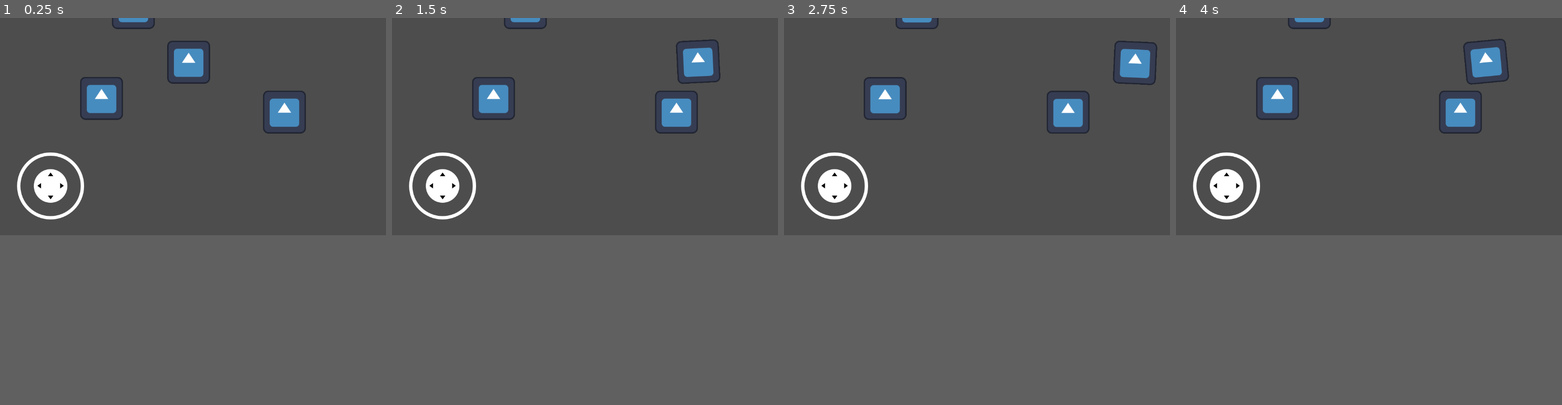
Above: before the commit, frames 1-4 (left to right).
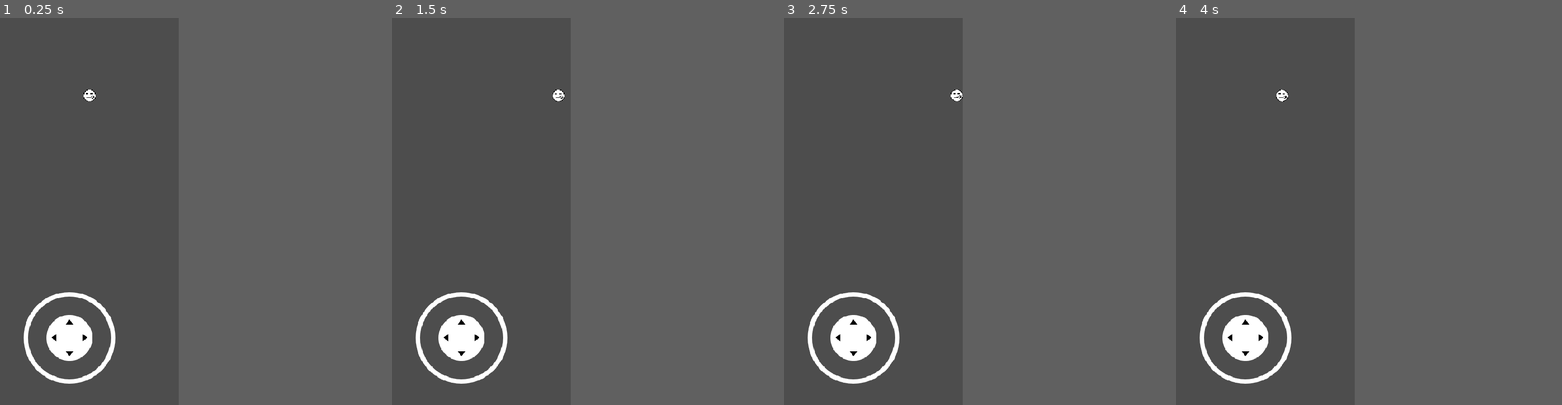
Above: after the commit, the same moments.

Repository: OmurMericArici/game_demo
Game: Godot game, scene res://scenes/playground.tscn
The game is run twice, just before and just after one commit, with the same random seed, the same clock (stepped at 60 frames per second) and the same inputs. Before the commit the project starts from res://scripts/playground.tscn. The engine's default icon, where the game draws it, is replaced by a stand-in: a white triangle on a blue panel in a dark square.
Inputs (mouse positions are in pixels of both pictures, inside the frame that each line leads up to):
- Up to frame 1 (0.25 s): no input
- Up to frame 2 (1.5 s): tap Enter at 0.5 s; move the mouse to (669, 114) at 0.52 s; hold Right (ui_right) 0.53-1.25 s; tap Space at 0.6, 0.77, 1.07 s; click (669, 114) at 0.67 s; drag from (507, 137) to (565, 168) at 1.27 s
- Up to frame 3 (2.75 s): tap Space at 2, 2.1 s; move the mouse to (1015, 79) at 2.02 s; hold Right (ui_right) from 2.03 s (still down)
- Up to frame 4 (4 s): release Right (ui_right) at 2.75 s; drag from (1349, 168) to (1253, 95) at 2.77 s; tap Enter at 3.5 s; move the mouse to (1484, 157) at 3.52 s; hold Left (ui_left) from 3.53 s (still down); tap Space at 3.6, 3.77 s
In our replay, the window is 799x449 before the commit and 370x800 after it. These sizes can differ from the game's own. Grey fills any space a smaller window leaves; there, only what the larger window draws over its background counts as a difference.

The runs differ from the first frame. In frame 1, 5.5% of the frame differs, in the area x 4-80%, y 0-95%; in frame 2, 5.6%; in frame 3, 5.6%, in the area x 4-97%, y 0-95%; in frame 4, 5.5%.

Commit message:
Latest Version 9/10/2025

Diff:
--- a/Yeni klasör/mobil-oyun-beya/project.godot
+++ b/Yeni klasör/mobil-oyun-beya/project.godot
@@ -15,6 +15,13 @@
 config/features=PackedStringArray("4.4", "GL Compatibility")
 config/icon="res://assets/icon.svg"
 
+[display]
+
+window/size/viewport_width=390
+window/size/viewport_height=844
+window/stretch/mode="canvas_items"
+window/stretch/aspect="expand"
+
 [input_devices]
 
 pointing/emulate_touch_from_mouse=true
@@ -22,5 +29,6 @@
 
 [rendering]
 
+textures/canvas_textures/default_texture_filter=0
 renderer/rendering_method="gl_compatibility"
 renderer/rendering_method.mobile="gl_compatibility"
--- /dev/null
+++ b/Yeni klasör/mobil-oyun-beya/scenes/enemy.tscn
@@ -0,0 +1,33 @@
+[gd_scene load_steps=6 format=3 uid="uid://cerhckpm2vtv8"]
+
+[ext_resource type="Script" uid="uid://c8ap585sa3k8h" path="res://scripts/enemy.gd" id="1_4ra3w"]
+[ext_resource type="Script" uid="uid://cpc2lg0ffss1u" path="res://scripts/visual.gd" id="1_md0e3"]
+[ext_resource type="Texture2D" uid="uid://c80tm80hspt4b" path="res://assets/enemy_placeholder_16x16.png" id="2_4ra3w"]
+
+[sub_resource type="CircleShape2D" id="CircleShape2D_iifgy"]
+radius = 64.0078
+
+[sub_resource type="SpriteFrames" id="SpriteFrames_epg4t"]
+animations = [{
+"frames": [{
+"duration": 1.0,
+"texture": ExtResource("2_4ra3w")
+}],
+"loop": true,
+"name": &"default",
+"speed": 5.0
+}]
+
+[node name="Enemy" type="CharacterBody2D"]
+scale = Vector2(0.2, 0.2)
+script = ExtResource("1_4ra3w")
+
+[node name="CollisionShape2D" type="CollisionShape2D" parent="."]
+shape = SubResource("CircleShape2D_iifgy")
+
+[node name="Visual" type="Node2D" parent="."]
+script = ExtResource("1_md0e3")
+
+[node name="AnimatedSprite2D" type="AnimatedSprite2D" parent="Visual"]
+scale = Vector2(8, 8)
+sprite_frames = SubResource("SpriteFrames_epg4t")
--- /dev/null
+++ b/Yeni klasör/mobil-oyun-beya/scenes/obstacle_medium_horizontal.tscn
@@ -0,0 +1,15 @@
+[gd_scene load_steps=3 format=3 uid="uid://crwli52cso3pp"]
+
+[ext_resource type="Texture2D" uid="uid://xs0m081pitmv" path="res://assets/place_holder_48x16.png" id="1_7dfao"]
+
+[sub_resource type="RectangleShape2D" id="RectangleShape2D_iectb"]
+
+[node name="Obstacle Medium Horizontal" type="StaticBody2D"]
+
+[node name="CollisionShape2D" type="CollisionShape2D" parent="."]
+scale = Vector2(19, 6)
+shape = SubResource("RectangleShape2D_iectb")
+
+[node name="PlaceHolder16x16" type="Sprite2D" parent="."]
+scale = Vector2(8, 8)
+texture = ExtResource("1_7dfao")
--- /dev/null
+++ b/Yeni klasör/mobil-oyun-beya/scenes/obstacle_medium_vertical.tscn
@@ -0,0 +1,15 @@
+[gd_scene load_steps=3 format=3 uid="uid://dxyj5k34tsnay"]
+
+[ext_resource type="Texture2D" uid="uid://xs0m081pitmv" path="res://assets/place_holder_48x16.png" id="1_sqlec"]
+
+[sub_resource type="WorldBoundaryShape2D" id="WorldBoundaryShape2D_ymodo"]
+
+[node name="Obstacle Medium Horizontal" type="StaticBody2D"]
+
+[node name="CollisionShape2D" type="CollisionShape2D" parent="."]
+scale = Vector2(19, 6)
+shape = SubResource("WorldBoundaryShape2D_ymodo")
+
+[node name="PlaceHolder16x16" type="Sprite2D" parent="."]
+scale = Vector2(8, 8)
+texture = ExtResource("1_sqlec")
--- /dev/null
+++ b/Yeni klasör/mobil-oyun-beya/scenes/obstacle_small.tscn
@@ -0,0 +1,15 @@
+[gd_scene load_steps=3 format=3 uid="uid://bopm26b16bpgl"]
+
+[ext_resource type="Texture2D" uid="uid://cvd8i6k223vbe" path="res://assets/place_holder_16x16.png" id="1_ghotd"]
+
+[sub_resource type="RectangleShape2D" id="RectangleShape2D_iectb"]
+
+[node name="Obstacle Small" type="StaticBody2D"]
+
+[node name="CollisionShape2D" type="CollisionShape2D" parent="."]
+scale = Vector2(6, 6)
+shape = SubResource("RectangleShape2D_iectb")
+
+[node name="PlaceHolder16x16" type="Sprite2D" parent="."]
+scale = Vector2(8, 8)
+texture = ExtResource("1_ghotd")
--- /dev/null
+++ b/Yeni klasör/mobil-oyun-beya/scenes/player.tscn
@@ -0,0 +1,33 @@
+[gd_scene load_steps=6 format=3 uid="uid://lm3vglvuekgv"]
+
+[ext_resource type="Script" uid="uid://c1tu7aw2ey047" path="res://scripts/character_body_2d.gd" id="1_5u4nw"]
+[ext_resource type="Script" uid="uid://cpc2lg0ffss1u" path="res://scripts/visual.gd" id="2_lik2q"]
+[ext_resource type="Texture2D" uid="uid://crky5g4ln0r3g" path="res://assets/character_placeholder_16x16.png" id="3_j2i8v"]
+
+[sub_resource type="CircleShape2D" id="CircleShape2D_5u4nw"]
+radius = 64.0078
+
+[sub_resource type="SpriteFrames" id="SpriteFrames_lik2q"]
+animations = [{
+"frames": [{
+"duration": 1.0,
+"texture": ExtResource("3_j2i8v")
+}],
+"loop": true,
+"name": &"default",
+"speed": 5.0
+}]
+
+[node name="Player" type="CharacterBody2D"]
+scale = Vector2(0.2, 0.2)
+script = ExtResource("1_5u4nw")
+
+[node name="CollisionShape2D" type="CollisionShape2D" parent="."]
+shape = SubResource("CircleShape2D_5u4nw")
+
+[node name="Visual" type="Node2D" parent="."]
+script = ExtResource("2_lik2q")
+
+[node name="AnimatedSprite2D" type="AnimatedSprite2D" parent="Visual"]
+scale = Vector2(8, 8)
+sprite_frames = SubResource("SpriteFrames_lik2q")
--- /dev/null
+++ b/Yeni klasör/mobil-oyun-beya/scenes/playground.tscn
@@ -0,0 +1,23 @@
+[gd_scene load_steps=5 format=3 uid="uid://d37clyday8bhe"]
+
+[ext_resource type="PackedScene" uid="uid://lm3vglvuekgv" path="res://scenes/player.tscn" id="1_kddj0"]
+[ext_resource type="Script" uid="uid://cat6hiqaovlow" path="res://scripts/camera.gd" id="2_q8s1k"]
+[ext_resource type="PackedScene" uid="uid://vdni6ewmi7rf" path="res://scenes/virtual_joystick.tscn" id="3_mm0a5"]
+[ext_resource type="PackedScene" uid="uid://cerhckpm2vtv8" path="res://scenes/enemy.tscn" id="4_q8s1k"]
+
+[node name="Playground" type="Node2D"]
+
+[node name="Player" parent="." groups=["player"] instance=ExtResource("1_kddj0")]
+
+[node name="Camera2D" type="Camera2D" parent="." node_paths=PackedStringArray("target")]
+script = ExtResource("2_q8s1k")
+target = NodePath("../Player")
+enemy_scene = ExtResource("4_q8s1k")
+
+[node name="VirtualJoystick" parent="Camera2D" instance=ExtResource("3_mm0a5")]
+offset_left = -1.0
+offset_top = 1.0
+offset_right = -1.0
+offset_bottom = 1.0
+
+[connection signal="hit_shake" from="Player" to="Camera2D" method="_on_character_body_2d_hit_shake"]
--- /dev/null
+++ b/Yeni klasör/mobil-oyun-beya/scenes/virtual_joystick.tscn
@@ -0,0 +1,19 @@
+[gd_scene load_steps=2 format=3 uid="uid://vdni6ewmi7rf"]
+
+[ext_resource type="PackedScene" uid="uid://dmr0fcamx7t56" path="res://addons/virtual_joystick/virtual_joystick_scene.tscn" id="1_rqw6m"]
+
+[node name="VirtualJoystick" type="Control"]
+layout_mode = 3
+anchors_preset = 15
+anchor_right = 1.0
+anchor_bottom = 1.0
+grow_horizontal = 2
+grow_vertical = 2
+
+[node name="CanvasLayer" type="CanvasLayer" parent="."]
+
+[node name="Virtual Joystick" parent="CanvasLayer" instance=ExtResource("1_rqw6m")]
+offset_left = 1.0
+offset_top = -297.0
+offset_right = 301.0
+offset_bottom = 3.0
--- /dev/null
+++ b/Yeni klasör/mobil-oyun-beya/scripts/camera.gd
@@ -0,0 +1,158 @@
+extends Camera2D
+
+@export var target: Node2D
+@export var smooth = 5.0
+@export var vertical_ratio = 0.8
+
+@export var border_thickness = 64.0
+@export var border_margin = 0.0
+@export var border_len_mul = 3.0
+
+@export var max_offset = Vector2(10, 6)
+@export var max_rot_deg = 2.5
+@export var decay = 1.8
+
+@export var enemy_scene: PackedScene
+@export var path_len_mul = 6.0
+@export var spawn_parent: Node
+@export var path_offset_mul = 1.4  # Path'in üst kenara uzaklığı (ekran yüksekliği çarpanı)
+
+var trauma = 0.0
+var _base_offset = Vector2.ZERO
+var screen_h
+
+var _L: StaticBody2D
+var _R: StaticBody2D
+var _B: StaticBody2D
+
+var _path2d: Path2D
+var _pathfollow: PathFollow2D
+
+func _ready():
+	screen_h = get_viewport_rect().size.y
+	offset.y = (vertical_ratio - 0.5) * screen_h
+	_base_offset = offset
+
+	_L = _make_border("L")
+	_R = _make_border("R")
+	_B = _make_border("B")
+
+	_path2d = Path2D.new()
+	_path2d.name = "SpawnPath"
+	add_child(_path2d)
+	_path2d.curve = Curve2D.new()
+
+	_pathfollow = PathFollow2D.new()
+	_pathfollow.name = "SpawnPathFollow"
+	_path2d.add_child(_pathfollow)
+	_pathfollow.rotates = false
+	_pathfollow.loop = false
+
+	if get_viewport().has_signal("size_changed"):
+		get_viewport().connect("size_changed", Callable(self, "_on_viewport_changed"))
+
+	_update_borders()
+	_update_path()
+
+func _physics_process(delta):
+	if target and target.global_position.y - global_position.y < 0:
+		global_position.y = lerp(global_position.y, target.global_position.y, smooth * delta)
+
+func _process(delta):
+	if trauma > 0.0:
+		var p = trauma * trauma
+		offset = _base_offset + Vector2(randf_range(-1, 1) * max_offset.x * p, randf_range(-1, 1) * max_offset.y * p)
+		rotation_degrees = randf_range(-1, 1) * max_rot_deg * p
+		trauma = max(trauma - decay * delta, 0.0)
+	else:
+		offset = offset.lerp(_base_offset, 10.0 * delta)
+		rotation = lerp(rotation, 0.0, 10.0 * delta)
+	_update_borders()
+	_update_path()
+
+func _unhandled_input(event):
+	if event is InputEventKey and event.pressed and not event.echo and event.physical_keycode == KEY_SPACE:
+		spawn_enemy_on_path()
+
+func add_trauma(a: float) -> void:
+	trauma = clamp(trauma + a, 0.0, 1.0)
+
+func _make_border(n: String) -> StaticBody2D:
+	var sb = StaticBody2D.new()
+	sb.name = "Border_" + n
+	sb.collision_layer = 1
+	sb.collision_mask = 0
+	var cs = CollisionShape2D.new()
+	cs.shape = RectangleShape2D.new()
+	sb.add_child(cs)
+	add_child(sb)
+	return sb
+
+func _update_borders() -> void:
+	var view = get_viewport_rect().size
+	var ww = view.x * zoom.x
+	var wh = view.y * zoom.y
+	var hw = ww * 0.5
+	var hh = wh * 0.5
+
+	var tall = wh * border_len_mul
+	var wide = ww * border_len_mul
+
+	(_L.get_child(0) as CollisionShape2D).shape.size = Vector2(border_thickness, tall)
+	(_R.get_child(0) as CollisionShape2D).shape.size = Vector2(border_thickness, tall)
+	_L.global_position = Vector2(global_position.x - hw - border_margin - border_thickness * 0.5, global_position.y)
+	_R.global_position = Vector2(global_position.x + hw + border_margin + border_thickness * 0.5, global_position.y)
+
+	(_B.get_child(0) as CollisionShape2D).shape.size = Vector2(wide, border_thickness)
+	_B.global_position = Vector2(global_position.x, global_position.y + hh + border_margin + border_thickness * 0.5 + offset.y)
+
+func _on_viewport_changed():
+	_update_borders()
+	_update_path()
+
+func _update_path():
+	if _path2d == null or _path2d.curve == null:
+		return
+
+	var view = get_viewport_rect().size
+	var ww = view.x * zoom.x
+	var wh = view.y * zoom.y
+	var hw = ww * 0.5
+	var hh = wh * 0.5
+
+	# Path'i ekranın ÜSTÜNDE yatay bir çizgi olarak kuruyoruz.
+	# X: viewport sınırları içinde [left_x, right_x], Y: üst kenarın oldukça üstünde (dışarıda)
+	var left_x = -hw
+	var right_x = hw
+	var y_above = -hh - wh * path_offset_mul
+
+	var curve = _path2d.curve
+	curve.clear_points()
+	curve.add_point(Vector2(left_x, y_above))
+	curve.add_point(Vector2(right_x, y_above))
+
+	# Path kamera ile birlikte hareket etsin:
+	_path2d.position = Vector2.ZERO
+	_path2d.global_position = global_position
+
+func spawn_enemy_on_path():
+	if enemy_scene == null:
+		return
+	if _path2d == null or _path2d.curve == null or _path2d.curve.get_point_count() < 2:
+		return
+	if _pathfollow == null:
+		return
+
+	# Yatay path üzerinde rastgele konum
+	_pathfollow.progress_ratio = randf()
+
+	var enemy = enemy_scene.instantiate()
+	var world_pos = _pathfollow.global_position
+
+	if spawn_parent != null:
+		spawn_parent.add_child(enemy)
+	else:
+		get_tree().current_scene.add_child(enemy)
+
+	if "global_position" in enemy:
+		enemy.global_position = world_pos
--- /dev/null
+++ b/Yeni klasör/mobil-oyun-beya/scripts/character_body_2d.gd
@@ -0,0 +1,98 @@
+extends CharacterBody2D
+
+@export var collision_threshold = 0.05   # hız eşiği: max_speed * threshold
+@export var max_speed: float = 500
+@export var accel: float = 1500
+@export var deaccel: float = 1200
+@export var input_lerp_speed: float = 10.0
+@export var turn_boost: float = 1.2
+@export var bounce_strength: float = 0.6
+
+# Shake (anti-spam)
+@export var shake_min = 0.05
+@export var shake_max = 0.9
+@export var shake_min_interval = 0.15     # saniye
+@export var shake_min_angle_deg = 50.0    # yana sürtünmeleri ele
+
+# Opsiyonel toz
+@export var dust_node_path: NodePath
+
+@onready var sprite: AnimatedSprite2D = $AnimatedSprite2D if has_node("AnimatedSprite2D") else null
+@onready var camera2d: Camera2D = get_node("../Camera2D") if has_node("../Camera2D") else null
+@onready var dust: GPUParticles2D = get_node(dust_node_path) if dust_node_path != NodePath() and has_node(dust_node_path) else null
+
+signal hit_shake(intensity: float)
+signal bounce_dust(pos: Vector2, normal: Vector2)
+
+var _input_raw: Vector2 = Vector2.ZERO
+var _input_smooth: Vector2 = Vector2.ZERO
+var _shake_timer: float = 0.0
+var _did_shake_this_frame: bool = false
+
+func _physics_process(delta: float) -> void:
+	_did_shake_this_frame = false
+
+	_input_raw = Vector2(
+		Input.get_action_strength("ui_right") - Input.get_action_strength("ui_left"),
+		Input.get_action_strength("ui_down")  - Input.get_action_strength("ui_up")
+	)
+	if _input_raw.length() > 1.0:
+		_input_raw = _input_raw.normalized()
+
+	_input_smooth = _input_smooth.lerp(_input_raw, clamp(input_lerp_speed * delta, 0.0, 1.0))
+	var target_velocity: Vector2 = _input_smooth * max_speed
+
+	if _input_smooth != Vector2.ZERO:
+		var t = accel
+		if velocity != Vector2.ZERO and sign(_input_smooth.x) != sign(velocity.x) and absf(_input_smooth.x) > 0.0:
+			t *= turn_boost
+		if velocity != Vector2.ZERO and sign(_input_smooth.y) != sign(velocity.y) and absf(_input_smooth.y) > 0.0:
+			t *= turn_boost
+		velocity = velocity.move_toward(target_velocity, t * delta)
+	else:
+		velocity = velocity.move_toward(Vector2.ZERO, deaccel * delta)
+
+	var collision = move_and_collide(velocity * delta)
+	if collision:
+		var speed = velocity.length()
+		var thresh = max_speed * collision_threshold
+
+		var n: Vector2 = collision.get_normal()
+		var dir: Vector2 = (velocity / speed) if speed > 0.0 else Vector2.ZERO  # ← ternary fix
+		var head_on_dot = -dir.dot(n)  # 1 = tam kafa kafaya
+		var min_dot = cos(deg_to_rad(shake_min_angle_deg))
+
+		var can_shake = (_shake_timer <= 0.0) and (not _did_shake_this_frame) and (speed > thresh) and (head_on_dot >= min_dot)
+
+		if can_shake:
+			var tval = clamp((speed - thresh) / max(1.0, (max_speed - thresh)), 0.0, 1.0)
+			var intensity = lerp(shake_min, shake_max, tval)
+
+			emit_signal("hit_shake", intensity)
+			if camera2d and camera2d.has_method("add_trauma"):
+				camera2d.add_trauma(intensity)
+
+			emit_signal("bounce_dust", collision.get_position(), n)
+			if dust:
+				dust.global_position = collision.get_position() - n * 6.0
+				dust.restart()
+				dust.emitting = true
+
+			_shake_timer = shake_min_interval
+			_did_shake_this_frame = true
+
+		velocity = velocity.bounce(n) * bounce_strength
+		move_and_collide(velocity * delta)
+
+	if _shake_timer > 0.0:
+		_shake_timer -= delta
+
+
+
+	if sprite:
+		if velocity.length() > 10.0:
+			sprite.flip_h = velocity.x < 0.0
+			if not sprite.is_playing():
+				sprite.play("walk")
+		else:
+			sprite.play("idle")
--- /dev/null
+++ b/Yeni klasör/mobil-oyun-beya/scripts/enemy.gd
@@ -0,0 +1,219 @@
+# Enemy.gd
+extends CharacterBody2D
+
+@export var speed: float = 30.0
+@export var target_group: StringName = "player"
+@export var target_path: NodePath
+@export_enum("random", "chase", "ambush", "inky", "clyde") var strategy: String = "random"
+
+@export var ambush_ahead: float = 160.0
+@export var clyde_radius: float = 160.0
+@export var scatter_points: PackedVector2Array = []
+@export var inky_partner_path: NodePath
+
+@export var sprite_path: NodePath
+@export var tint_strength: float = 1.0
+
+var target: Node2D
+var inky_partner: Node2D
+var _chosen: String = "chase"
+
+var _prev_target_pos: Vector2 = Vector2.ZERO
+var _target_vel: Vector2 = Vector2.ZERO
+var _vel_smooth: float = 0.15
+var _my_scatter: Vector2 = Vector2.ZERO
+
+var _sprite: Sprite2D
+var _shader_mat: ShaderMaterial
+
+const HUE_SHADER_CODE = """
+shader_type canvas_item;
+uniform vec4 target_color : source_color;
+uniform float strength = 1.0;
+
+vec3 rgb2hsv(vec3 c){
+	float cmax = max(c.r, max(c.g, c.b));
+	float cmin = min(c.r, min(c.g, c.b));
+	float d = cmax - cmin;
+	float h = 0.0;
+	if (d > 1e-5) {
+		if (cmax == c.r)      h = mod((c.g - c.b) / d, 6.0);
+		else if (cmax == c.g) h = (c.b - c.r) / d + 2.0;
+		else                   h = (c.r - c.g) / d + 4.0;
+		h /= 6.0;
+	}
+	float s = (cmax <= 1e-5) ? 0.0 : (d / cmax);
+	float v = cmax;
+	return vec3(h, s, v);
+}
+
+vec3 hsv2rgb(vec3 c){
+	float h = c.x * 6.0;
+	float s = c.y;
+	float v = c.z;
+	int i = int(floor(h));
+	float f = h - float(i);
+	float p = v * (1.0 - s);
+	float q = v * (1.0 - f * s);
+	float t = v * (1.0 - (1.0 - f) * s);
+
+	if (i == 0) return vec3(v, t, p);
+	else if (i == 1) return vec3(q, v, p);
+	else if (i == 2) return vec3(p, v, t);
+	else if (i == 3) return vec3(p, q, v);
+	else if (i == 4) return vec3(t, p, v);
+	else             return vec3(v, p, q);
+}
+
+void fragment(){
+	vec4 tex = texture(TEXTURE, UV);
+	vec3 hsv = rgb2hsv(tex.rgb);
+	vec3 target_hsv = rgb2hsv(target_color.rgb);
+
+	vec3 tinted = hsv;
+	tinted.x = target_hsv.x;
+	tinted.y = mix(hsv.y, max(hsv.y, target_hsv.y), strength);
+	tinted.z = hsv.z;
+
+	vec3 rgb_tinted = hsv2rgb(tinted);
+	vec3 out_rgb = mix(tex.rgb, rgb_tinted, strength);
+	COLOR = vec4(out_rgb, tex.a);
+}
+"""
+
+func _ready() -> void:
+	if target == null and target_path != NodePath():
+		target = get_node_or_null(target_path) as Node2D
+	if target == null and String(target_group) != "":
+		target = get_tree().get_first_node_in_group(target_group) as Node2D
+	if inky_partner_path != NodePath():
+		inky_partner = get_node_or_null(inky_partner_path) as Node2D
+
+	if strategy == "random":
+		var opts = ["chase", "ambush", "inky", "clyde"]
+		_chosen = opts[randi() % opts.size()]
+	else:
+		_chosen = strategy
+
+	if target:
+		_prev_target_pos = target.global_position
+	if _chosen == "clyde":
+		_my_scatter = _pick_scatter_corner()
+
+	_setup_tint_material()
+	_apply_tint_for_strategy()
+
+func set_target(n: Node2D) -> void:
+	target = n
+	_prev_target_pos = target.global_position
+
+func set_inky_partner(n: Node2D) -> void:
+	inky_partner = n
+
+func _physics_process(delta: float) -> void:
+	if target == null:
+		return
+	_update_target_velocity()
+	var goal = _desired_point()
+	var dir = goal - global_position
+	if dir.length() > 1.0:
+		dir = dir.normalized()
+	else:
+		dir = Vector2.ZERO
+	velocity = dir * speed
+	move_and_slide()
+
+func _desired_point() -> Vector2:
+	match _chosen:
+		"chase":
+			return target.global_position
+		"ambush":
+			return target.global_position + _ahead_vector()
+		"inky":
+			var pivot = target.global_position + _ahead_vector()
+			if inky_partner:
+				return pivot + (pivot - inky_partner.global_position)
+			else:
+				return pivot
+		"clyde":
+			var d = global_position.distance_to(target.global_position)
+			if d >= clyde_radius:
+				return target.global_position
+			else:
+				return _my_scatter
+		_:
+			return target.global_position
+
+func _ahead_vector() -> Vector2:
+	var v = _get_target_velocity()
+	if v.length() < 0.001:
+		return Vector2.ZERO
+	return v.normalized() * ambush_ahead
+
+func _get_target_velocity() -> Vector2:
+	if target and "velocity" in target:
+		var v = target.velocity
+		if typeof(v) == TYPE_VECTOR2:
+			return v
+	return _target_vel
+
+func _update_target_velocity() -> void:
+	if target == null:
+		_target_vel = Vector2.ZERO
+		return
+	var pos = target.global_position
+	var inst_vel = pos - _prev_target_pos
+	_target_vel = lerp(_target_vel, inst_vel, _vel_smooth)
+	_prev_target_pos = pos
+
+func _pick_scatter_corner() -> Vector2:
+	if scatter_points.size() >= 4:
+		return scatter_points[randi() % scatter_points.size()]
+	if target:
+		var p = target.global_position
+		var dx = 400.0
+		var dy = 300.0
+		var corners = PackedVector2Array([
+			p + Vector2(-dx, -dy), p + Vector2(dx, -dy),
+			p + Vector2(-dx,  dy), p + Vector2(dx,  dy)
+		])
+		return corners[randi() % corners.size()]
+	return global_position
+
+func _setup_tint_material() -> void:
+	if _sprite == null:
+		if sprite_path != NodePath():
+			_sprite = get_node_or_null(sprite_path) as Sprite2D
+		if _sprite == null:
+			for c in get_children():
+				if c is Sprite2D:
+					_sprite = c
+					break
+	if _sprite == null:
+		return
+
+	if _sprite.material is ShaderMaterial:
+		_shader_mat = _sprite.material as ShaderMaterial
+	else:
+		var sh = Shader.new()
+		sh.code = HUE_SHADER_CODE
+		_shader_mat = ShaderMaterial.new()
+		_shader_mat.shader = sh
+		_sprite.material = _shader_mat
+
+	_shader_mat.set_shader_parameter("strength", clamp(tint_strength, 0.0, 1.0))
+
+func _apply_tint_for_strategy() -> void:
+	if _shader_mat == null:
+		return
+	var col = Color(1, 0, 0)
+	match _chosen:
+		"chase":
+			col = Color("#ff0000")   # Blinky - kırmızı
+		"ambush":
+			col = Color("#ffb8ff")   # Pinky - pembe
+		"inky":
+			col = Color("#00ffff")   # Inky  - cyan
+		"clyde":
+			col = Color("#ffb851")   # Clyde - turuncu
+	_shader_mat.set_shader_parameter("target_color", col)
--- /dev/null
+++ b/Yeni klasör/mobil-oyun-beya/scripts/player_animation.gd
@@ -0,0 +1,53 @@
+extends Node2D
+
+@export var sway_freq_base = 4.0
+@export var sway_angle_deg = 6.0
+@export var bob_px = 1.5
+@export var speed_influence = 1.0
+
+@export var stop_speed = 5.0       # bunun altı "duruyor"
+@export var return_speed = 12.0    # sıfıra dönüş hızı
+@export var snap_deg = 0.02        # bu açıdan küçükse 0'a sabitle
+@export var snap_px = 0.02         # bu pikselden küçükse 0'a sabitle
+
+var _phase = 0.0
+
+func _process(delta: float) -> void:
+	var p = get_parent()
+	if p == null or not (p is CharacterBody2D):
+		# güvenli fallback
+		rotation_degrees = lerp(rotation_degrees, 0.0, return_speed * delta)
+		position.y = lerp(position.y, 0.0, return_speed * delta)
+		_phase = 0.0
+		return
+
+	var v: Vector2 = (p as CharacterBody2D).velocity
+	var sp = v.length()
+
+	# max_speed'i güvenli al (yoksa 300.0 kullan)
+	var max_sp_val = p.get("max_speed")
+	var max_sp: float = 300.0
+	if max_sp_val != null:
+		max_sp = float(max_sp_val)
+
+	var k = clamp(sp / max_sp, 0.0, 1.0)
+
+	if sp > stop_speed:
+		var freq = lerp(0.0, sway_freq_base, k)
+		if freq > 0.0:
+			_phase += freq * TAU * delta
+
+		var s = sin(_phase)
+		rotation_degrees = s * sway_angle_deg * lerp(0.3, 1.0, speed_influence * k)
+		position.y = s * bob_px
+	else:
+		# duruşta sıfıra çek + küçük değerleri yapıştır
+		rotation_degrees = lerp(rotation_degrees, 0.0, return_speed * delta)
+		position.y = lerp(position.y, 0.0, return_speed * delta)
+
+		if abs(rotation_degrees) < snap_deg:
+			rotation_degrees = 0.0
+		if abs(position.y) < snap_px:
+			position.y = 0.0
+
+		_phase = 0.0
Binary file added: Yeni klasör/mobil-oyun-beya/addons/place_holder_16x48.png
Not shown, added: Yeni klasör/mobil-oyun-beya/addons/place_holder_16x48.png.import
Binary file added: Yeni klasör/mobil-oyun-beya/assets/character_placeholder_16x16.png
Not shown, added: Yeni klasör/mobil-oyun-beya/assets/character_placeholder_16x16.png.import
Binary file added: Yeni klasör/mobil-oyun-beya/assets/enemy_placeholder_16x16.png
Not shown, added: Yeni klasör/mobil-oyun-beya/assets/enemy_placeholder_16x16.png.import
Binary file added: Yeni klasör/mobil-oyun-beya/assets/place_holder_16x16.png
Not shown, added: Yeni klasör/mobil-oyun-beya/assets/place_holder_16x16.png.import
Binary file added: Yeni klasör/mobil-oyun-beya/assets/place_holder_16x48.png
Not shown, added: Yeni klasör/mobil-oyun-beya/assets/place_holder_16x48.png.import
Binary file added: Yeni klasör/mobil-oyun-beya/assets/place_holder_48x16.png
Not shown, added: Yeni klasör/mobil-oyun-beya/assets/place_holder_48x16.png.import
(and 4 more such lines)
